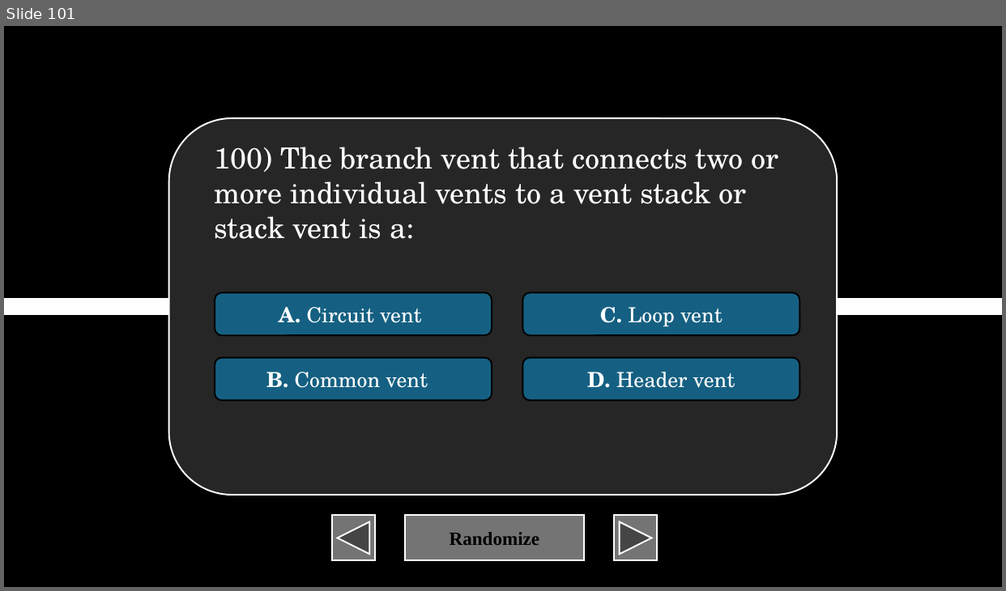
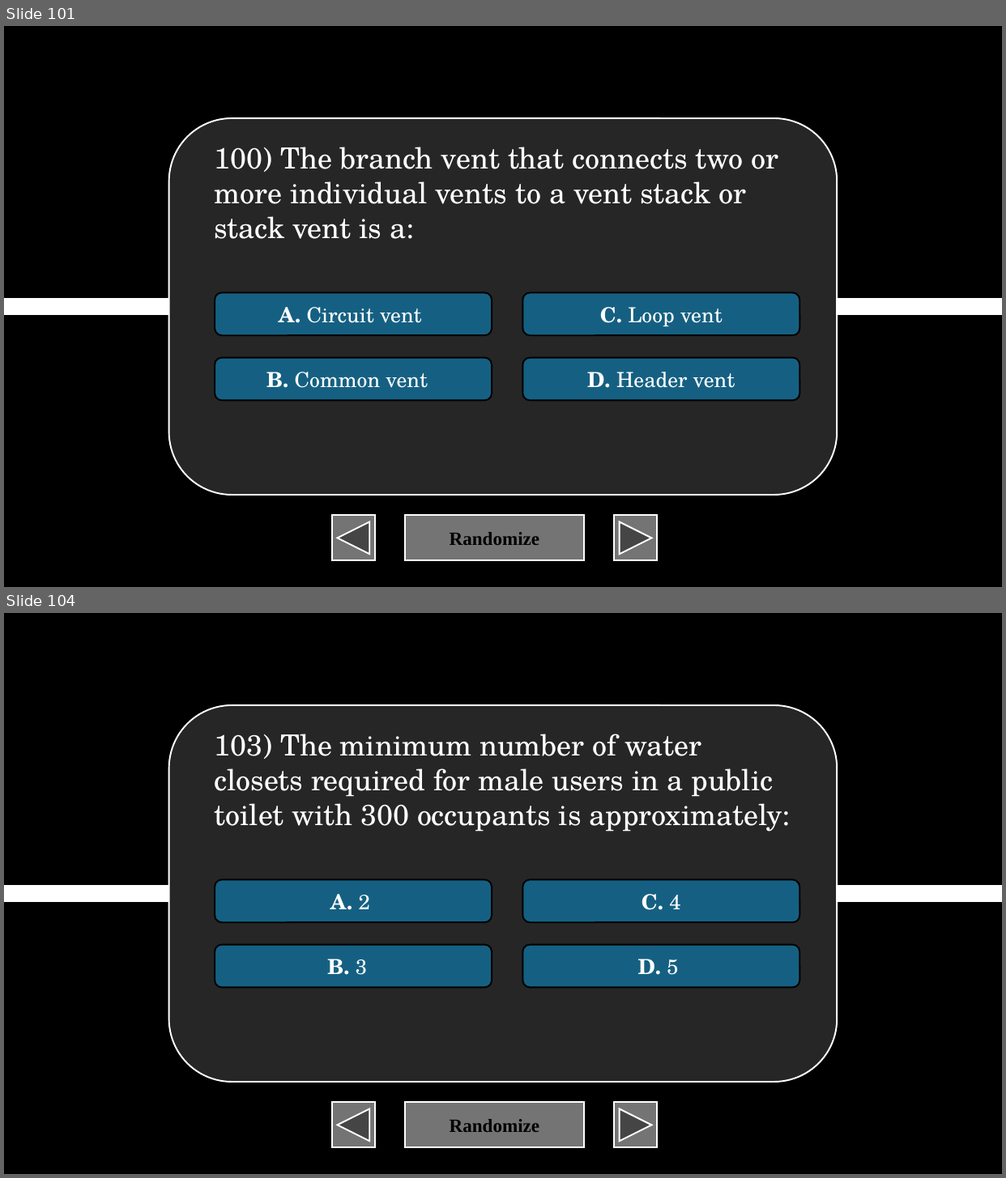
Before and after one commit to XIvanSolomonX/Archi-Reviewer, a slide deck: BulUti.pptm. Shown one above the other, each under a label of ours: slide 101 before the commit, slides 101 and 104 after it; the slides between them are not shown. The pictures are 1006x591 and 1006x1178 pixels, drawn with LibreOffice and Linux fonts; fonts in the diff are those of the drawing. Boxes give left, top, right and bottom in pixels: in the first picture for what was removed or moved away, otherwise in the second. Text is boxed around its words. In the diff, an @@ line names an element or a change of style, - is before the commit and + after.

```diff
--- a/BulUti.pptm
+++ b/BulUti.pptm
@@ slide 104 added at <box>4,613,1002,1174</box>, background #000000 @@
@@ rounded rectangle added at <box>168,705,837,1082</box>, fill #262626, outline #FFFFFF 1.5 pt @@
@@ text added at <box>214,734,791,832</box>, 28 pt, text #FFFFFF @@
+103) The minimum number of water closets required for male users in a public toilet with 300 occupants is approximately:
@@ rounded rectangle added at <box>215,879,492,922</box>, fill #156082, outline #000000 1.5 pt, 20 pt, text #FFFFFF, bold @@
+A. 2
@@ rounded rectangle added at <box>522,879,799,922</box>, fill #156082, outline #000000 1.5 pt, 20 pt, text #FFFFFF, bold @@
+C. 4
@@ line added from (4, 894) to (1002, 894), #FFFFFF 16 pt @@
@@ rounded rectangle added at <box>215,944,492,987</box>, fill #156082, outline #000000 1.5 pt, 20 pt, text #FFFFFF, bold @@
+B. 3
@@ rounded rectangle added at <box>522,944,799,987</box>, fill #156082, outline #000000 1.5 pt, 20 pt, text #FFFFFF, bold @@
+D. 5
@@ action button back previous added at <box>332,1102,374,1148</box>, fill #747474, outline #FFFFFF 1.5 pt @@
@@ action button blank added at <box>405,1102,584,1148</box>, fill #747474, outline #FFFFFF 1.5 pt, 18 pt, text #000000, bold @@
+Randomize
@@ action button forward next added at <box>614,1102,657,1148</box>, fill #747474, outline #FFFFFF 1.5 pt @@
```
Also in this commit, not shown: 1 slide changed, 99 other slides added, 2 other files.
